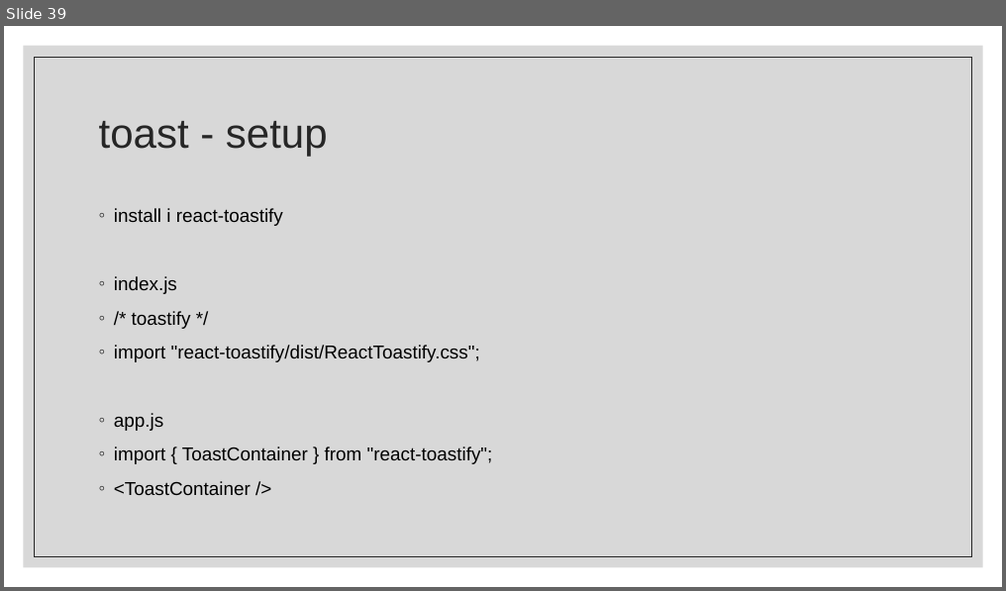
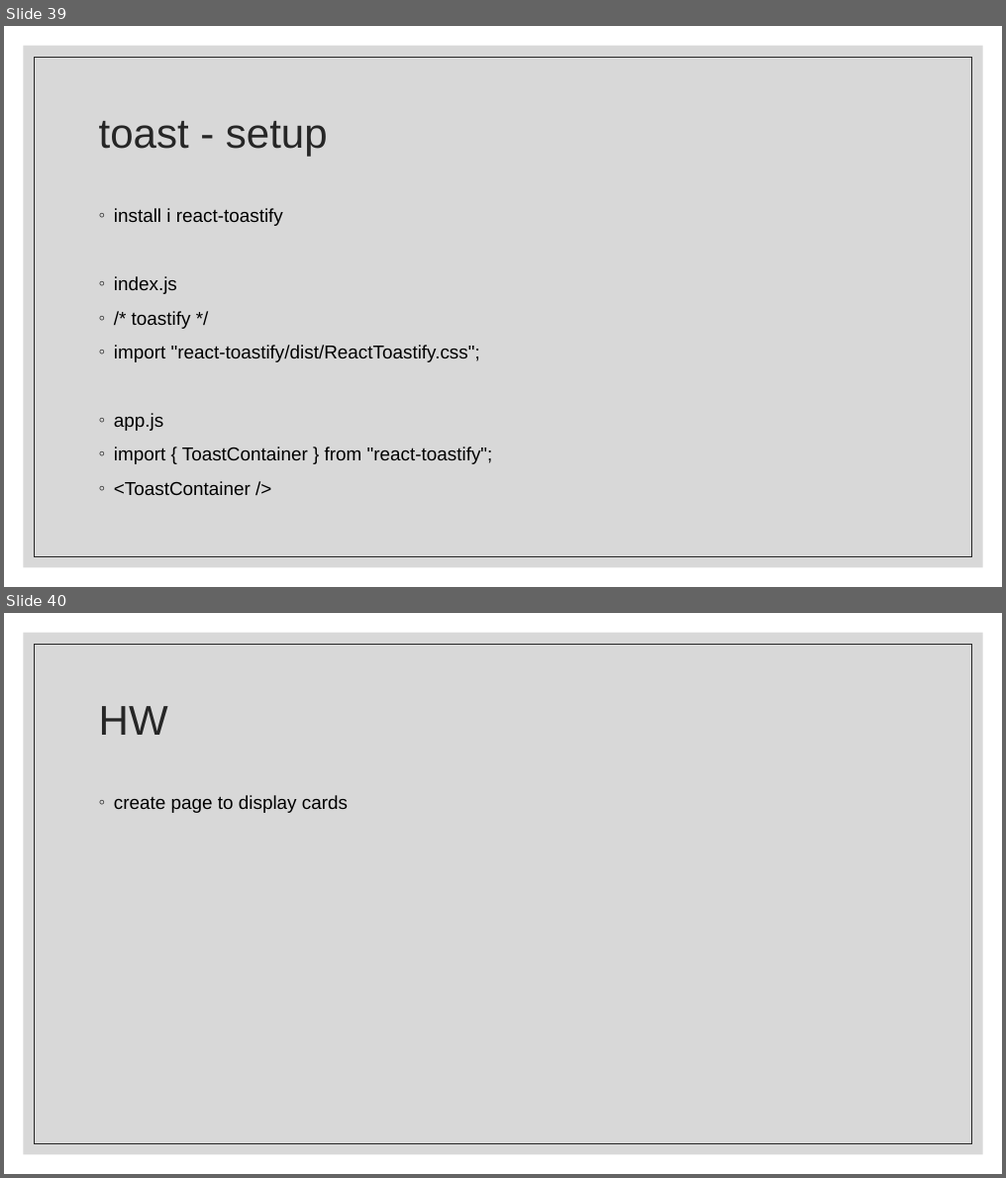
Before and after one commit to Rlss91/ht_W011121MR_morning_first-project, a slide deck: docs/React.pptx. Shown one above the other, each under a label of ours: slide 39 before the commit, slides 39 and 40 after it. The pictures are 1006x591 and 1006x1178 pixels, drawn with LibreOffice and Linux fonts; fonts in the diff are those of the drawing. Boxes give left, top, right and bottom in pixels: in the first picture for what was removed or moved away, otherwise in the second. Text is boxed around its words. In the diff, an @@ line names an element or a change of style, - is before the commit and + after.

Commit message:
react

```diff
--- a/docs/React.pptx
+++ b/docs/React.pptx
@@ slide 40 added at (4,613,1002,1174), background #FFFFFF; not listed: 2 template elements that a slide beside it also shows @@
@@ title added at (99,706,168,735), 40 pt, text #262626 @@
+HW
@@ text added at (114,795,348,813), 18 pt, text #000000 @@
+◦ create page to display cards
```
